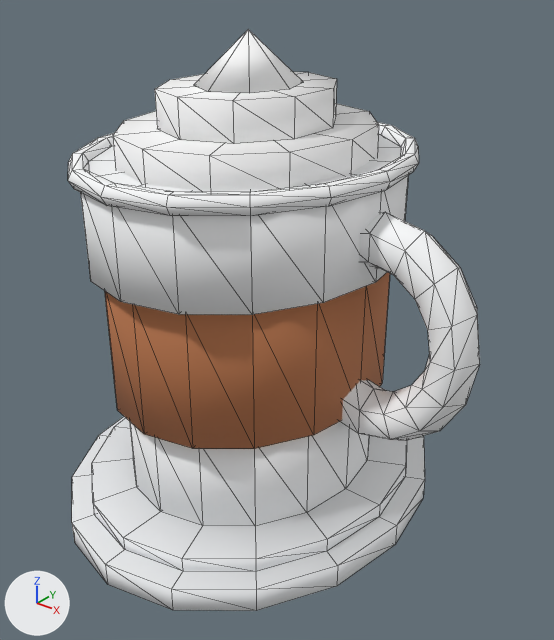
The glTF model assets/models/coffee-cup.glb as it was, and as the next commit left it.
One viewpoint serves both versions: a 50 mm lens placed at (3.82, -4.77, 4.76), pointed at (0.07, -0.09, 1.86). Every picture has the same lights, and +X, +Y and +Z are marked at lower left. The older version comes first. Mesh edges are drawn as thin lines. Where no turn or scale is listed for an object, it has been applied to the vertices. Vertices at exactly the same position are counted once.

In view in the first picture: 'geometry_0'.
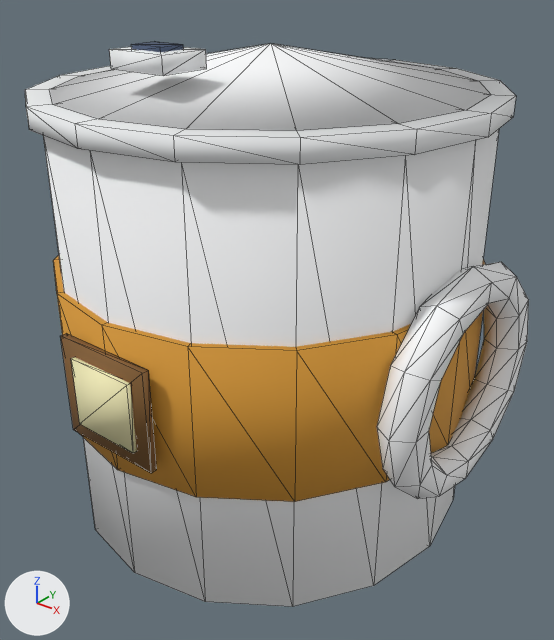
Changed parts and their boxes (x1, y1, x2, y2) in the pictures (554 x 640 px):
'geometry_0', reshaped (22% wider): before (68, 29, 480, 611); after (25, 42, 529, 607)
part 1 of me_geometry_0, added (orange): after (53, 255, 485, 502)
part 2 of me_geometry_0, added (brown): after (61, 333, 157, 473)
part 3 of me_geometry_0, added (beige): after (71, 357, 137, 453)
part 4 of me_geometry_0, added: after (109, 47, 207, 76)
part 5 of me_geometry_0, added (blue): after (131, 42, 183, 52)
part 6 of me_geometry_0, rebuilt (39% wider, 18% taller): before (72, 134, 425, 611); after (25, 43, 516, 607)
part 7 of me_geometry_0, added: after (377, 262, 529, 499)
part 8 of me_geometry_0, deleted: before (340, 212, 480, 441)
part 9 of me_geometry_0, deleted: before (68, 122, 419, 216)
part 10 of me_geometry_0, deleted: before (113, 29, 379, 192)

Diff of the bpy script that builds the scene:
```diff
--- a/assets/models/coffee-cup.glb.py
+++ b/assets/models/coffee-cup.glb.py
@@ me_geometry_0 @@
 # used by ob_geometry_0; location = (0.0, 0.0, 0.0)
-me_geometry_0.from_pydata(...)  # 443 vertices, 864 faces; spans x -1.9..1.9, y -1.9..1.9, z 0.0..4.2
+me_geometry_0.from_pydata(...)  # 255 vertices, 480 faces; spans x -1.9..1.9, y -1.9..1.9, z 0.0..4.2
+# me_geometry_0 part 1: a new loose piece, a 16-sided cylinder along z spanning x -1.87..1.71, y -1.82..1.86, z 1.22..2.43, in mat_sww_flat_vertex
+# me_geometry_0 part 2: a new loose piece, a box spanning x -0.51..0.359, y -1.87..-1.814, z 1.42..2.232, in mat_sww_flat_vertex
+# me_geometry_0 part 3: a new loose piece, a box spanning x -0.374..0.223, y -1.9..-1.855, z 1.547..2.105, in mat_sww_flat_vertex
+# me_geometry_0 part 4: a new loose piece, a box spanning x -0.32..0.17, y -1.34..-0.95, z 4.05..4.17, in mat_sww_flat_vertex
+# me_geometry_0 part 5: a new loose piece, a box spanning x -0.211..0.061, y -1.244..-1.043, z 4.159..4.2, in mat_sww_flat_vertex
+# me_geometry_0 part 6: the loose piece of 166 vertices spanning x -1.9..1.34, y -1.9..1.9, z 0.0..3.24 is rebuilt with 117 vertices and now spans x -1.9..1.75, y -1.86..1.9, z 0.0..4.11
+# me_geometry_0 part 7: a new loose piece of 72 vertices spanning x 1.6..1.9, y -1.0..1.04, z 0.9..2.75, in mat_sww_flat_vertex
+# me_geometry_0 part 8: the loose piece of 96 vertices spanning x 0.15..1.9, y -0.2..0.2, z 1.04..3.01 is deleted
+# me_geometry_0 part 9: the loose piece of 96 vertices spanning x -1.61..1.05, y -1.56..1.56, z 3.17..3.31 is deleted
+# me_geometry_0 part 10: the loose piece of 85 vertices spanning x -1.46..0.9, y -1.41..1.41, z 3.14..4.2 is deleted
 me_geometry_0.materials.append(mat_sww_flat_vertex)
```
